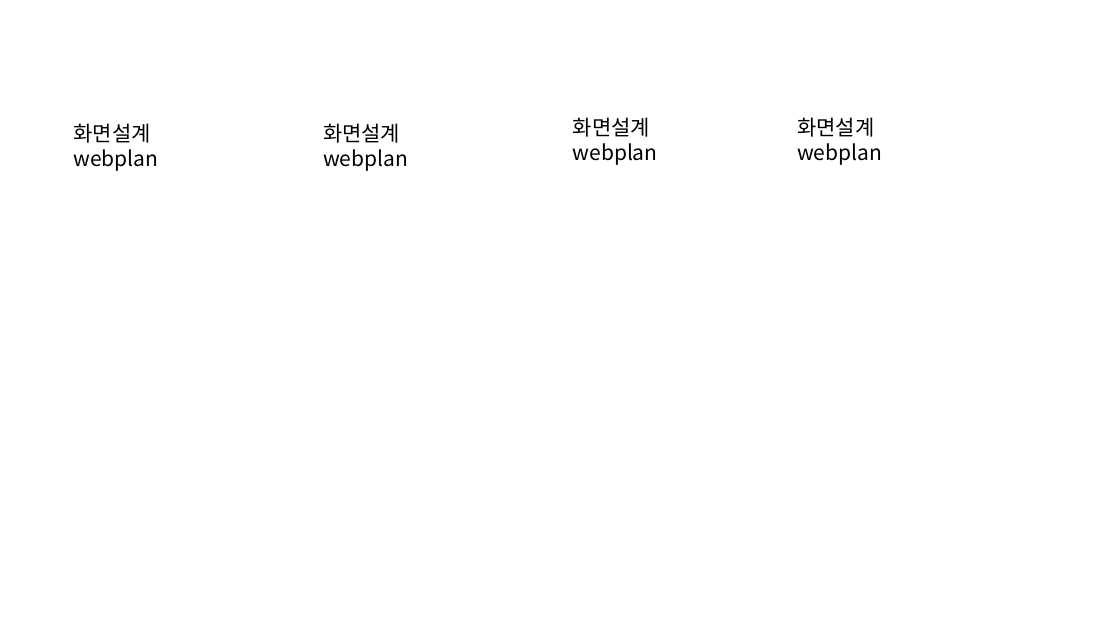
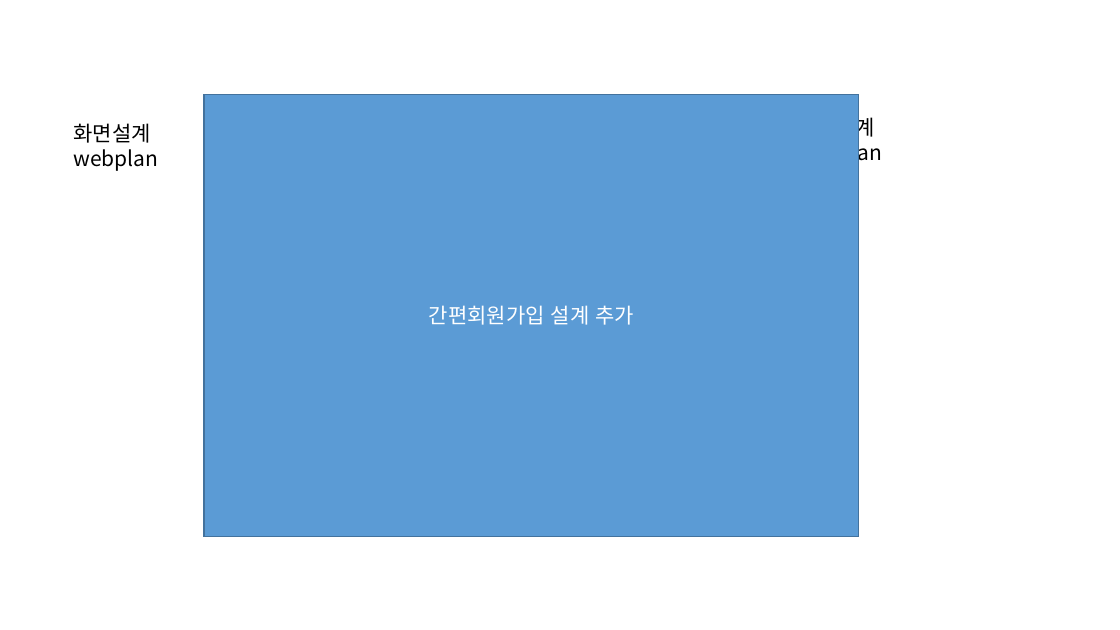
Before and after one commit to iamiandu/shoppingmall, a slide deck: slide 1 of 화면설계.pptx. Drawn at 1120x630 pixels with LibreOffice and Linux fonts; fonts in the diff are those of the drawing. Boxes give left, top, right and bottom in pixels: in the first picture for what was removed or moved away, otherwise in the second. Text is boxed around its words. In the diff, an @@ line names an element or a change of style, - is before the commit and + after.

Commit message:
[webplan] 회원간편가입화면설계

```diff
--- a/화면설계.pptx
+++ b/화면설계.pptx
@@ rectangle added at (204, 94, 859, 537), fill #5B9BD5, outline #43739E 1 pt, 18 pt, text #FFFFFF @@
+간편회원가입 설계 추가
@@ text removed at (573, 117, 658, 165) @@
-화면설계
-webplan
@@ text removed at (323, 123, 408, 171) @@
-화면설계
-webplan
```
